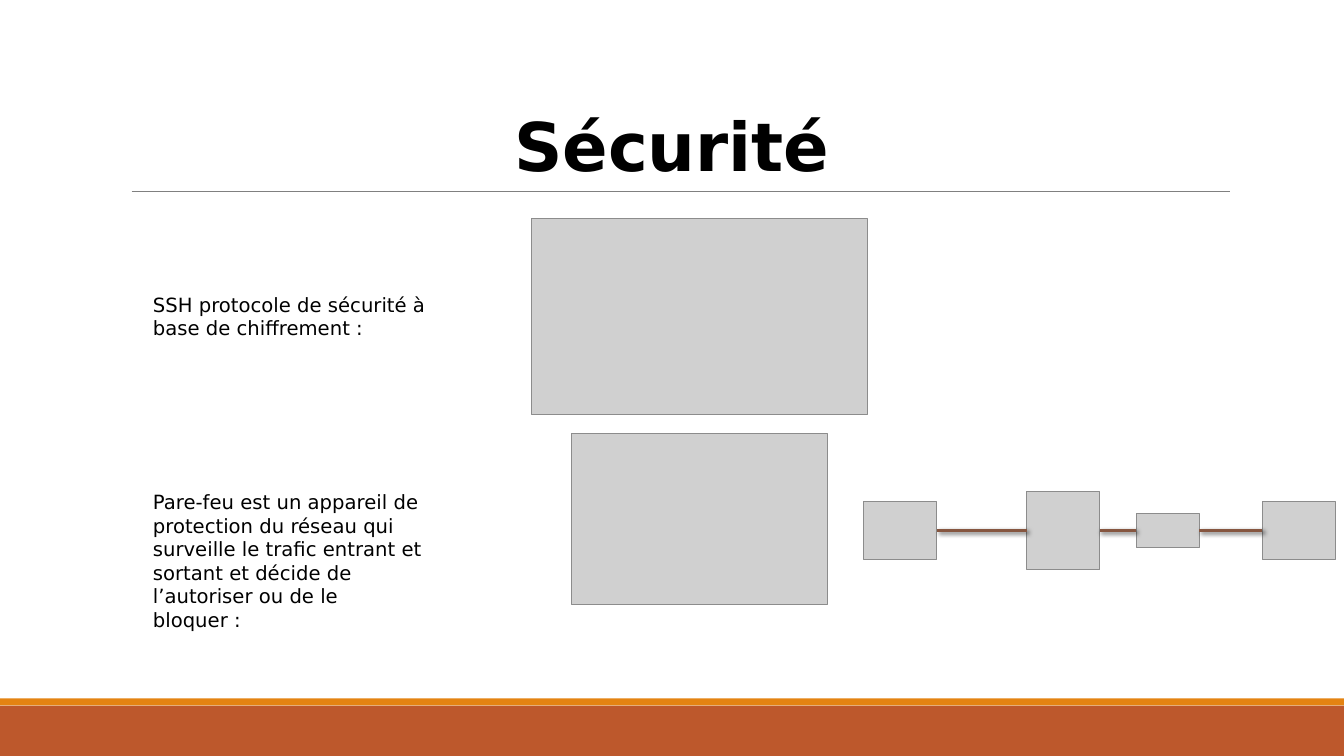
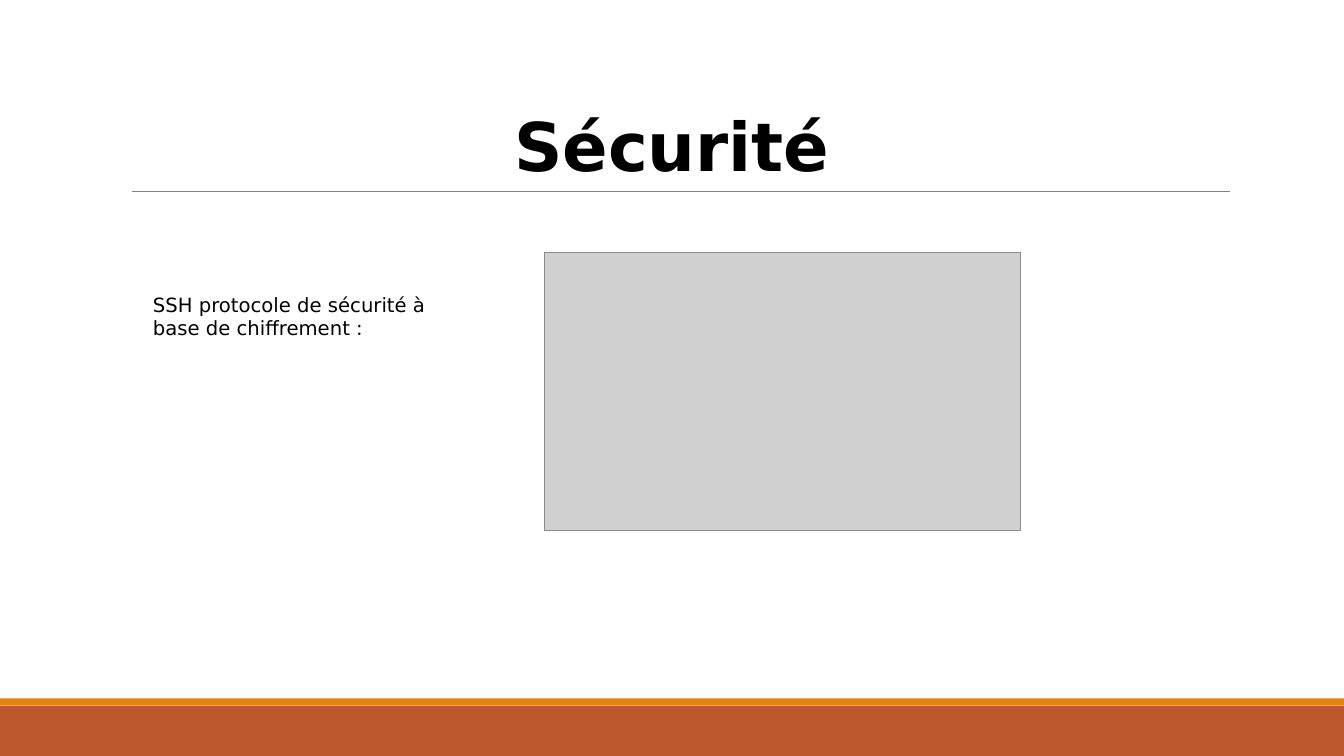
Before and after one commit to exiarobin/Projet-Architecture-Reseau, a slide deck: slide 12 of présentation Projet.pptx. Drawn at 1344x756 pixels with LibreOffice and Linux fonts; fonts in the diff are those of the drawing; grey boxes stand for pictures. Boxes give left, top, right and bottom in pixels: in the first picture for what was removed or moved away, otherwise in the second. Text is boxed around its words. In the diff, an @@ line names an element or a change of style, - is before the commit and + after.

```diff
--- a/présentation Projet.pptx
+++ b/présentation Projet.pptx
@@ picture: place and size @@
-picture at (531, 219, 867, 414)
+picture at (544, 252, 1021, 530)
@@ picture removed at (572, 434, 828, 604) @@
@@ text removed at (153, 494, 422, 631) @@
-Pare-feu est un appareil de protection du réseau qui surveille le trafic entrant et sortant et décide de l’autoriser ou de le bloquer :
@@ picture removed at (864, 501, 937, 560) @@
@@ picture removed at (1027, 492, 1100, 571) @@
@@ picture removed at (1262, 501, 1335, 560) @@
@@ line removed from (937, 530) to (1027, 530) @@
@@ line removed from (1136, 530) to (1100, 530) @@
@@ picture removed at (1136, 513, 1199, 547) @@
@@ line removed from (1262, 530) to (1200, 530) @@
```
